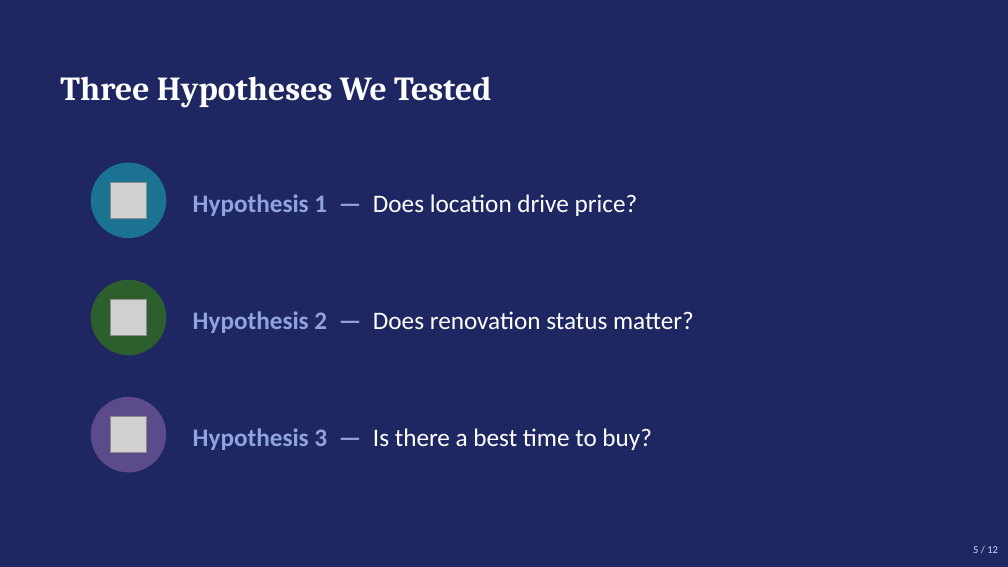
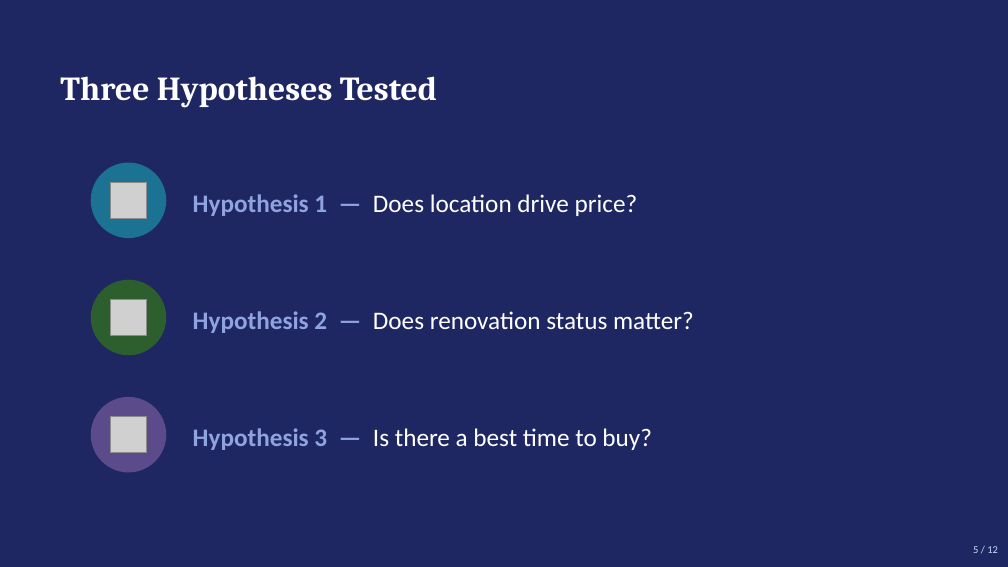
Before and after one commit to jolennd/ds-eda-project, a slide deck: slide 5 of presentation.pptx. Drawn at 1008x567 pixels with LibreOffice and Linux fonts; fonts in the diff are those of the drawing; grey boxes stand for pictures. Boxes give left, top, right and bottom in pixels: in the first picture for what was removed or moved away, otherwise in the second. Text is boxed around its words. In the diff, an @@ line names an element or a change of style, - is before the commit and + after.

```diff
--- a/presentation.pptx
+++ b/presentation.pptx
@@ text at [60, 76, 437, 108]: text changed @@
-Three Hypotheses We Tested
+Three Hypotheses Tested
```
Also in this commit, not shown: 4 other slides changed, 1 other file.
